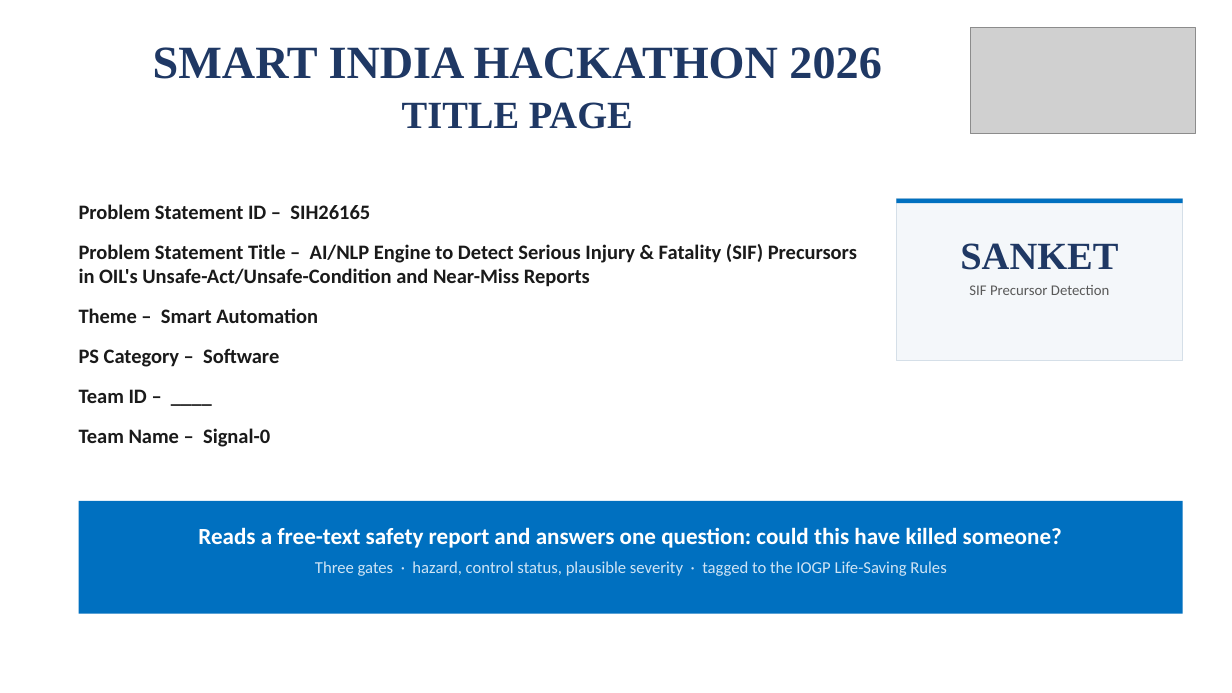
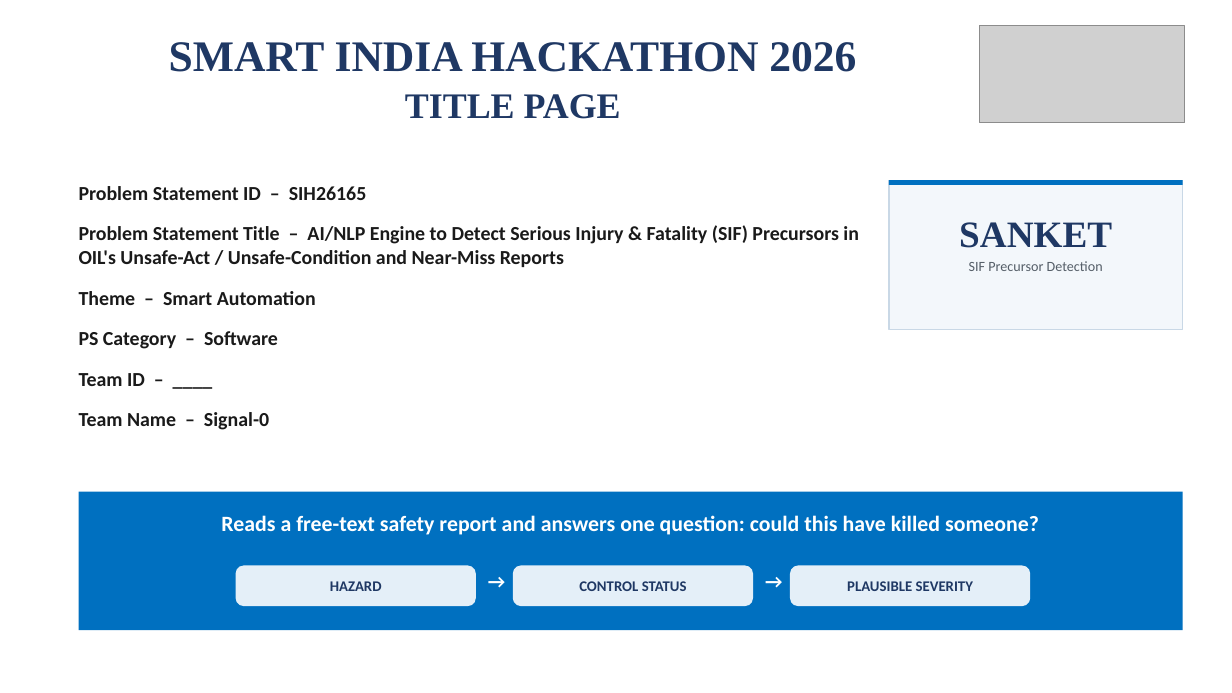
Before and after one commit to sukanya-2006/SANKET, a slide deck: slide 1 of docs/SANKET-SIH2026-Idea-Submission.pptx. Drawn at 1232x693 pixels with LibreOffice and Linux fonts; fonts in the diff are those of the drawing; grey boxes stand for pictures. Boxes give left, top, right and bottom in pixels: in the first picture for what was removed or moved away, otherwise in the second. Text is boxed around its words. In the diff, an @@ line names an element or a change of style, - is before the commit and + after.

```diff
--- a/docs/SANKET-SIH2026-Idea-Submission.pptx
+++ b/docs/SANKET-SIH2026-Idea-Submission.pptx
@@ text "SMART INDIA HACKATHON 2026" at (169, 42, 856, 119): size 36 to 34 pt in "SMART INDIA HACKATHON 2026"; size 30 to 28 pt in "TITLE PAGE" @@
@@ picture: place and size @@
-picture at (970, 28, 1196, 134)
+picture at (980, 26, 1185, 123)
@@ text at (79, 186, 367, 430): size 16 to 15.5 pt in "Problem Statement ID – SIH26165", "Theme – Smart Automation", "PS Category – Software", "Team ID – ____" and 1 more places; more space between paragraphs @@
@@ text "Problem Statement ID – SIH26165": place and size @@
-text "Problem Statement ID – SIH26165" at (79, 204, 857, 447)
+text "Problem Statement ID – SIH26165" at (79, 186, 859, 430)
@@ rectangle: place and size @@
-rectangle at (897, 199, 1183, 203)
+rectangle at (889, 180, 1183, 185)
@@ rectangle: place and size @@
-rectangle at (897, 199, 1183, 360)
+rectangle at (889, 180, 1183, 330)
@@ rectangle at (889, 180, 1183, 330): fill #F4F7FA to #F3F7FB; outline #D5DFE8 1 pt to #C9D8E6 1 pt @@
@@ text at (79, 225, 859, 267): text changed; size 16 to 15.5 pt @@
-Problem Statement Title – AI/NLP Engine to Detect Serious Injury & Fatality (SIF) Precursors in OIL's Unsafe-Act/Unsafe-Condition and Near-Miss Reports
+Problem Statement Title – AI/NLP Engine to Detect Serious Injury & Fatality (SIF) Precursors in OIL's Unsafe-Act / Unsafe-Condition and Near-Miss Reports
@@ text "SANKET": place and size @@
-text "SANKET" at (960, 243, 1118, 295)
+text "SANKET" at (959, 222, 1112, 271)
@@ text "SANKET" at (959, 222, 1112, 271): size 30 to 29 pt in "SANKET"; size 11.5 to 11 pt, text colour #595959 to #555E68 in "SIF Precursor Detection"; less space between paragraphs @@
@@ rectangle: place and size @@
-rectangle at (79, 501, 1183, 614)
+rectangle at (79, 492, 1183, 630)
@@ text "Reads a free-text safety report ...": place and size @@
-text "Reads a free-text safety report ..." at (198, 527, 1062, 576)
+text "Reads a free-text safety report ..." at (221, 515, 1039, 535)
@@ text "Reads a free-text safety report ..." at (221, 515, 1039, 535): size 18 to 17 pt; less space between paragraphs @@
@@ rounded rectangle added at (236, 566, 476, 606), fill #E4EFF8, 11.5 pt, text #1F3864, bold @@
+HAZARD
@@ text at (315, 561, 946, 576): paragraph removed @@
-Three gates · hazard, control status, plausible severity · tagged to the IOGP Life-Saving Rules
@@ text added at (481, 569, 513, 602), 15 pt, text #FFFFFF, bold @@
+→
@@ rounded rectangle added at (513, 566, 753, 606), fill #E4EFF8, 11.5 pt, text #1F3864, bold @@
+CONTROL STATUS
@@ text added at (758, 569, 790, 602), 15 pt, text #FFFFFF, bold @@
+→
@@ rounded rectangle added at (790, 566, 1031, 606), fill #E4EFF8, 11.5 pt, text #1F3864, bold @@
+PLAUSIBLE SEVERITY
```
Also in this commit, not shown: 4 other slides changed, 1 slide added, 1 slide removed, 2 other files.
